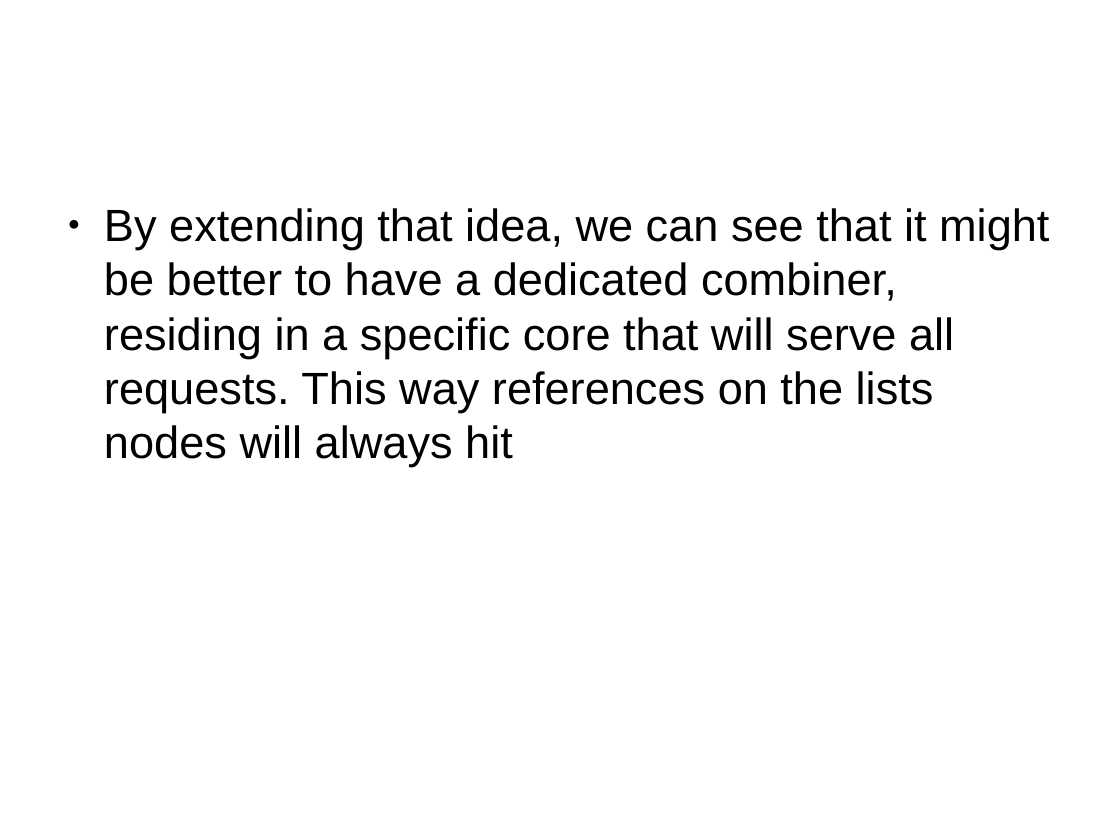
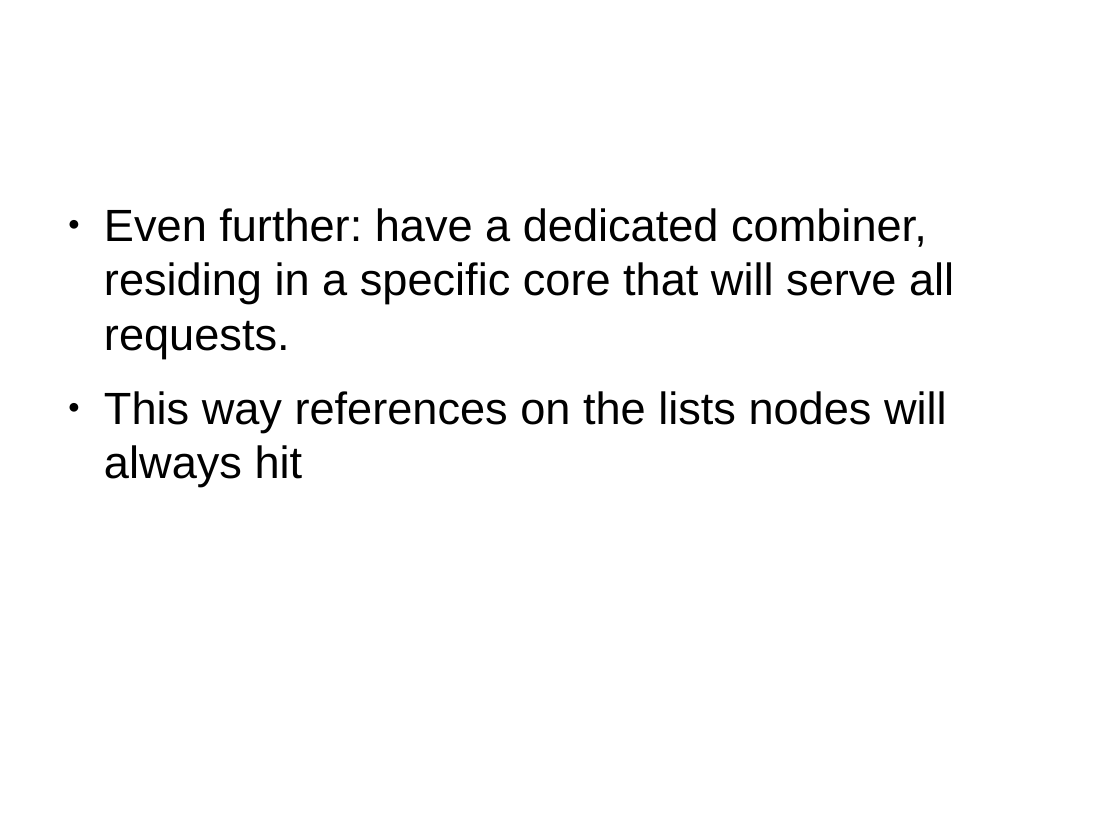
Before and after one commit to mpastyl/my_thesis, a slide deck: slide 43 of presentation.odp. Drawn at 1120x840 pixels with LibreOffice and Linux fonts; fonts in the diff are those of the drawing. Boxes give left, top, right and bottom in pixels: in the first picture for what was removed or moved away, otherwise in the second. Text is boxed around its words. In the diff, an @@ line names an element or a change of style, - is before the commit and + after.

```diff
--- a/presentation.odp
+++ b/presentation.odp
@@ text at (104,208,954,487): text changed @@
-● By extending that idea, we can see that it might be better to have a dedicated combiner, residing in a specific core that will serve all requests. This way references on the lists nodes will always hit
+● Even further: have a dedicated combiner, residing in a specific core that will serve all requests.
+● This way references on the lists nodes will always hit
```
Also in this commit, not shown: 7 other slides changed, 4 slides added, 4 other files.
